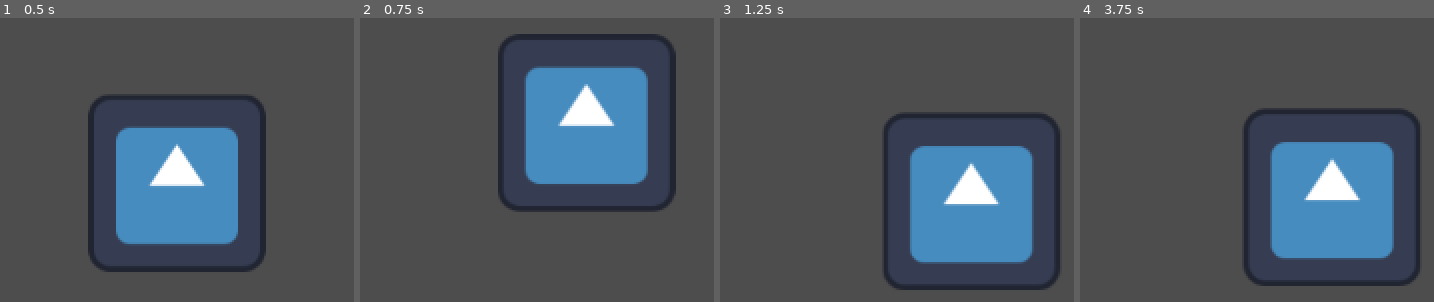
Above: before the commit, frames 1-4 (left to right).
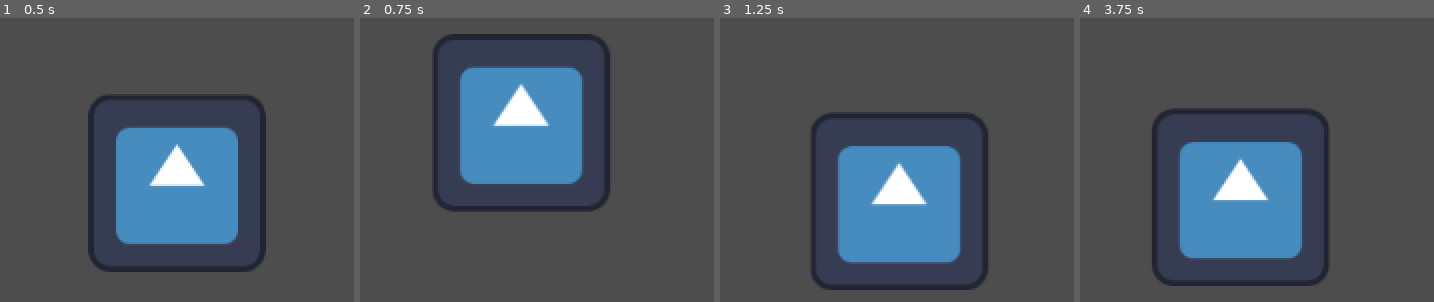
Above: after the commit, the same moments.

Repository: PLOZ-INC/Scram-Topside
Game: Godot game, scene res://Levels/Test/Test.tscn
Same seed, same stepped clock (60 frames per second), same inputs: the game is played once before the commit and once after it. The engine's default icon, where the game draws it, is replaced by a stand-in: a white triangle on a blue panel in a dark square.
Inputs:
- Up to frame 1 (0.5 s): no input
- Up to frame 2 (0.75 s): tap Enter (ui_accept) at 0.5 s; hold Right (ui_right) from 0.53 s (still down); tap A (a-move) at 0.6 s
- Up to frame 3 (1.25 s): keep holding Right (ui_right); tap Enter (ui_accept) at 0.77 s; tap D (d-move) at 0.8 s
- Up to frame 4 (3.75 s): tap D (d-move) at 1.35, 2.3, 2.85 s; tap Enter (ui_accept) at 1.52, 3.02 s; tap A (a-move) at 1.55, 2.1, 3.05, 3.6 s; release Right (ui_right) at 2.03 s; hold Left (ui_left) 2.03-2.78 s; hold Right (ui_right) from 2.78 s (still down)

Frame 1 is identical in both runs. In frame 2, 21% of the frame differs, in the area x 20-90%, y 5-69%; in frame 3, 22%; in frame 4, 27%, in the area x 20-97%, y 31-95%.

Commit message:
updated move script

Diff:
--- a/Scripts/PlayerScripts/player.gd
+++ b/Scripts/PlayerScripts/player.gd
@@ -16,7 +16,7 @@
 
 	# Get the input direction and handle the movement/deceleration.
 	# As good practice, you should replace UI actions with custom gameplay actions.
-	var direction := Input.get_axis("ui_left", "ui_right")
+	var direction := Input.get_axis("a-move", "d-move")
 	if direction:
 		velocity.x = direction * SPEED
 	else:
